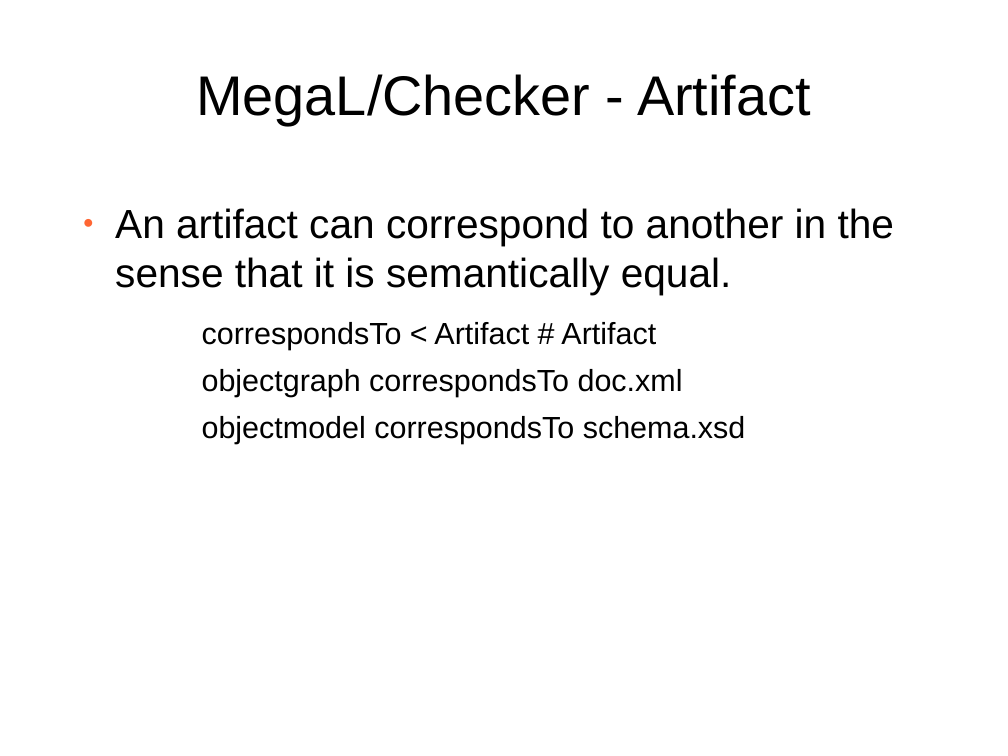
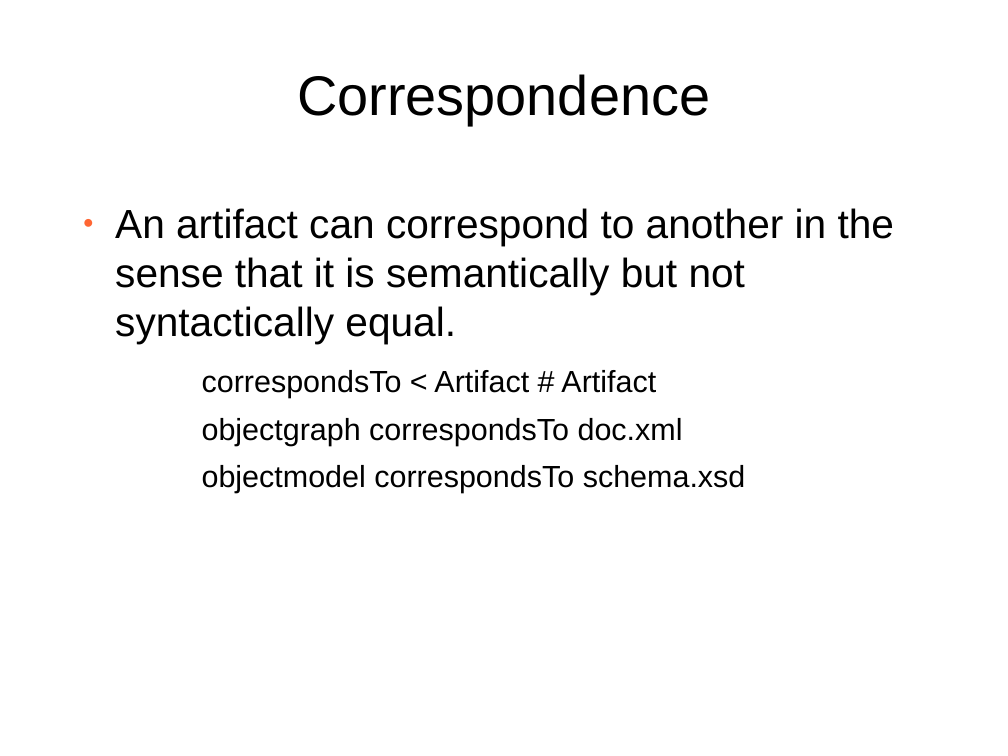
Before and after one commit to softlang/megalib, a slide deck: slide 19 of docs/LanguageDescription.odp (slide 16 before the commit). Drawn at 1008x756 pixels with LibreOffice and Linux fonts; fonts in the diff are those of the drawing; background and template pictures are left out. Boxes give left, top, right and bottom in pixels: in the first picture for what was removed or moved away, otherwise in the second. Text is boxed around its words. In the diff, an @@ line names an element or a change of style, - is before the commit and + after.

```diff
--- a/docs/LanguageDescription.odp
+++ b/docs/LanguageDescription.odp
@@ title at (297,74,710,125): text changed @@
-MegaL/Checker - Artifact
+Correspondence
@@ text at (115,208,894,343): text changed @@
-● An artifact can correspond to another in the sense that it is semantically equal.
+● An artifact can correspond to another in the sense that it is semantically but not syntactically equal.
```
Also in this commit, not shown: 35 other slides changed, 14 slides added, 4 slides removed, 2 other files.
